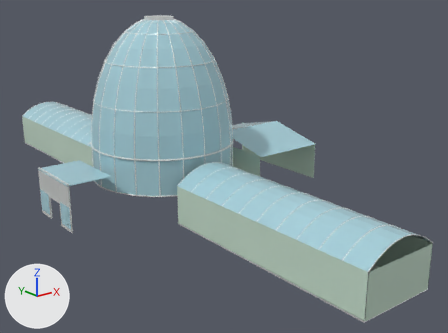
The glTF model lottominded-ultra.io/games/gothtechnology2/belle-isle-source/game/public/belle/staged-architecture/Conservatory_Architectural_Study_LOD1.glb, before and after one commit.
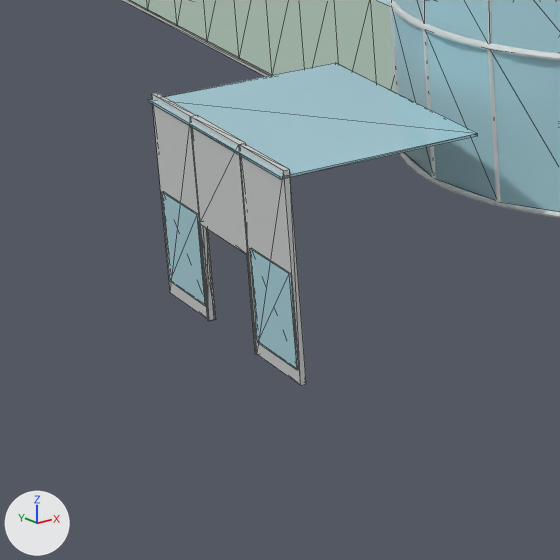
There are two pictures of each version: one whole from a camera (50 mm lens) standing at (-47.5, -73.6, 31.6) and looking at (6.2, -6.4, 4.8), one close up on the part from 1% to 29% of the width and 44% to 82% of the height. Lighting does not change. The marker at lower left points along +X, +Y and +Z. The last two pictures show the newer version. The close-ups show mesh edges as thin lines. Where no turn or scale is listed for an object, it has been applied to the vertices. Vertices at exactly the same position are counted once.

Names of what the first close-up shows: 'PalmHouse/DomeBaseCoping__steel', 'PalmHouse/DomeGlazing__glass', 'PalmHouse/DrumCoping__steel', 'PalmHouse/DrumFrames__steel', 'PalmHouse/DrumGlass__glass', 'Vestibule/DoorHeader__steel', 'Vestibule/DoorJambs__steel', 'Vestibule/GlassSideLights__glass', 'Vestibule/TransparentRoof__glass', 'Vestibule/WestFacadePiers__steel', 'Wings/SideGlass__greenGlass' and 2 more.
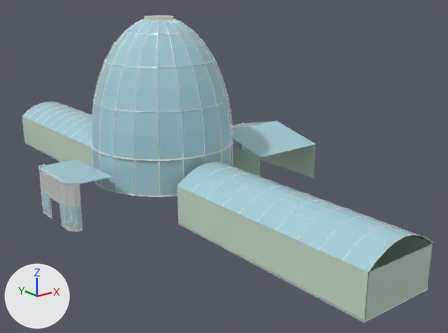
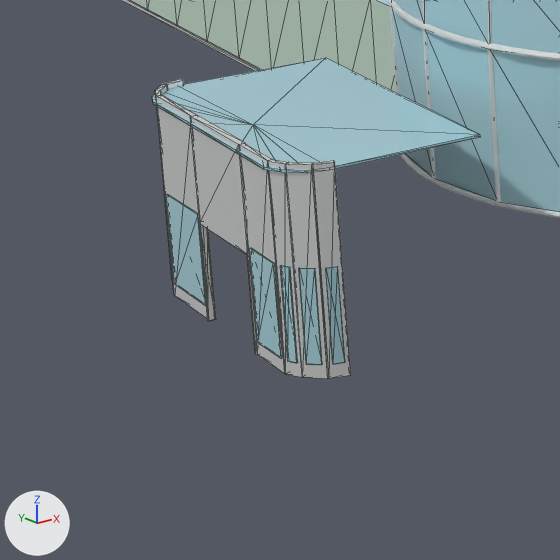
What differs and where, as boxes (x1, y1, x2, y2) in the close-ups (560 x 560 px):
'Vestibule/TransparentRoof__glass', reshaped: before (148, 63, 478, 179); after (152, 58, 481, 173)
'Vestibule/WestFacadePiers__steel', reshaped (27% wider): before (152, 93, 306, 385); after (155, 79, 351, 378)
'Vestibule/GlassSideLights__glass', reshaped (33% wider): before (162, 192, 298, 370); after (164, 190, 345, 365)
part 1 of me_vestibule_glasssidelights__glass, rebuilt (9% narrower): before (162, 192, 206, 306); after (166, 194, 206, 306)
part 2 of me_vestibule_glasssidelights__glass, rebuilt (33% narrower, 9% shorter): before (250, 248, 298, 370); after (250, 248, 282, 359)
part 3 of me_vestibule_glasssidelights__glass, added: after (164, 190, 345, 365)
part 5 of me_vestibule_westfacadepiers__steel, added: after (156, 95, 207, 318)
part 6 of me_vestibule_westfacadepiers__steel, reshaped: before (152, 93, 306, 385); after (155, 79, 351, 378)

The edits, one by one:
me_vestibule_glasssidelights__glass is used by ob_vestibule_glasssidelights__glass; location (0.0, 0.0, 0.0).
me_vestibule_glasssidelights__glass had 16 vertices, 24 faces and spanned x -17.1..-17.06, y -4.47..4.47, z 0.43..3.38.
me_vestibule_glasssidelights__glass now has 64 vertices, 96 faces and spans x -17.1..-15.76, y -4.8..5.48, z 0.43..3.38.
me_vestibule_glasssidelights__glass part 1: the loose piece of 8 vertices spanning x -17.1..-17.06, y 1.84..4.47, z 0.43..3.38 is rebuilt with 8 vertices and now spans x -17.09..-17.04, y 1.84..4.15, z 0.43..3.38.
me_vestibule_glasssidelights__glass part 2: the loose piece of 8 vertices spanning x -17.1..-17.06, y -4.47..-1.84, z 0.43..3.38 is rebuilt with 8 vertices and now spans x -17.1..-17.05, y -3.4..-1.83, z 0.43..3.38.
Part 3, on me_vestibule_glasssidelights__glass:
24 vertices are added at x -17.04..-15.76, y -4.8..5.48, z 0.43.
24 new vertices lie (0.0, 0.0, 2.95) away from vertices in x -17.04..-15.76, y -4.8..5.48, z 0.43.
72 new faces join them.
me_vestibule_transparentroof__glass is used by ob_vestibule_transparentroof__glass; location (0.0, 0.0, 0.0).
me_vestibule_transparentroof__glass had 8 vertices, 12 faces and spanned x -17.2..-11.0, y -4.6..4.6, z 6.26..6.34.
me_vestibule_transparentroof__glass now has 26 vertices, 48 faces and spans x -17.2..-11.0, y -4.76..5.41, z 6.26..6.34.
me_vestibule_transparentroof__glass part 4: the whole mesh is rebuilt.
me_vestibule_westfacadepiers__steel is used by ob_vestibule_westfacadepiers__steel; location (0.0, 0.0, 0.0).
me_vestibule_westfacadepiers__steel had 16 vertices, 24 faces and spanned x -17.08..-16.92, y -4.6..4.6, z 0.0..6.5.
me_vestibule_westfacadepiers__steel now has 64 vertices, 96 faces and spans x -17.08..-15.59, y -4.81..5.49, z 0.0..6.5.
me_vestibule_westfacadepiers__steel part 5: a new loose piece, a box spanning x -17.07..-16.9, y 1.7..4.29, z 0.0..6.5, in mat_steel (white #eff2f1).
Part 6, on me_vestibule_westfacadepiers__steel:
14 vertices are removed from x -17.08..-16.92, y -4.6..4.6, z 0.0..6.5.
24 faces are deleted.
2 vertices move within x -17.08, y -1.7, z 0.0..6.5.
27 vertices are added at x -17.08..-15.59, y -4.81..5.49, z 0.0.
27 new vertices lie (0.0, 0.0, 6.5) away from vertices in x -17.08..-15.59, y -4.81..5.49, z 0.0.
84 new faces join them.
